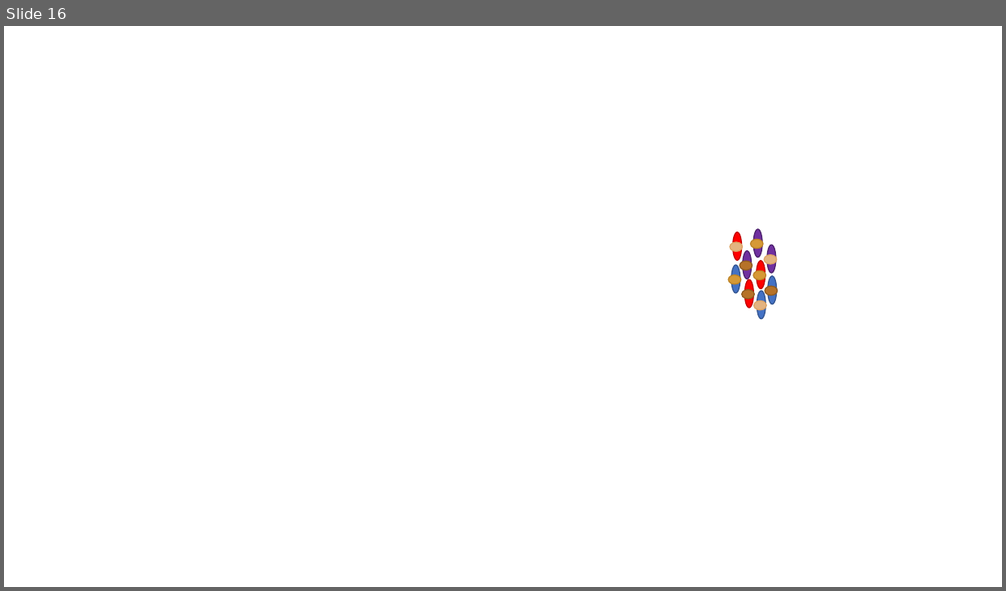
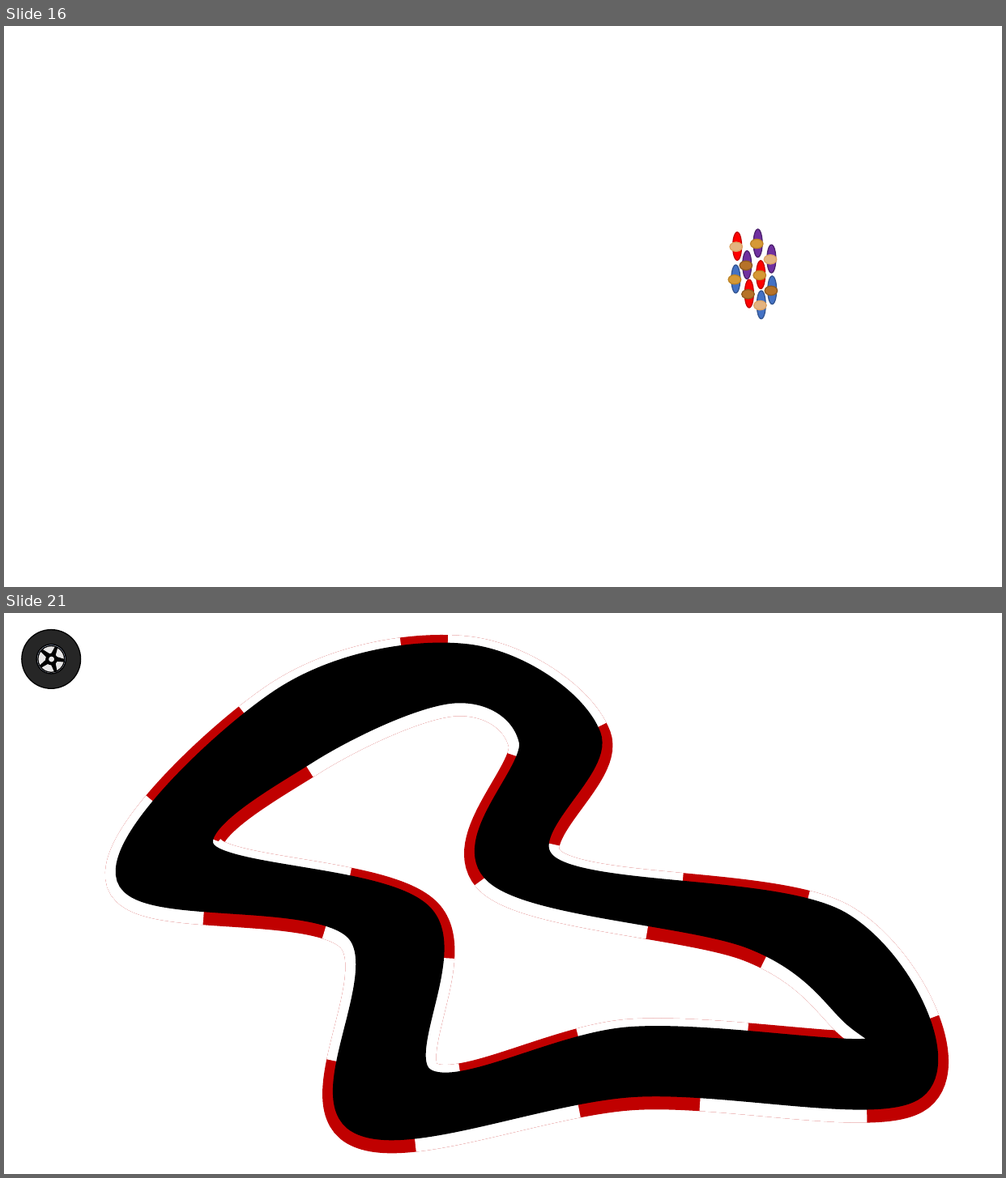
Before and after one commit to Buildasaurus/Genetic-Racing-Car, a slide deck: Racerbane og bil.pptx. Shown one above the other, each under a label of ours: slide 16 before the commit, slides 16 and 21 after it; the slides between them are not shown. The pictures are 1006x591 and 1006x1178 pixels, drawn with LibreOffice and Linux fonts; fonts in the diff are those of the drawing. Boxes give left, top, right and bottom in pixels: in the first picture for what was removed or moved away, otherwise in the second. Text is boxed around its words. In the diff, an @@ line names an element or a change of style, - is before the commit and + after.

```diff
--- a/Racerbane og bil.pptx
+++ b/Racerbane og bil.pptx
@@ slide 21 added at bbox=[4, 613, 1002, 1174], background #FFFFFF @@
@@ group added at bbox=[22, 629, 81, 688]: 5 trapezoids, 3 ellipses, 1 freeform shape @@
@@ freeform shape added at bbox=[126, 656, 928, 1132], fill #000000, outline #C00000 40 pt @@
@@ freeform shape added at bbox=[126, 656, 928, 1132], fill #000000, outline #FFFFFF 40 pt dashed @@
@@ freeform shape added at bbox=[126, 653, 928, 1131], fill #000000, outline #000000 20 pt @@
```
Also in this commit, not shown: 6 other slides added, 2 other files.
